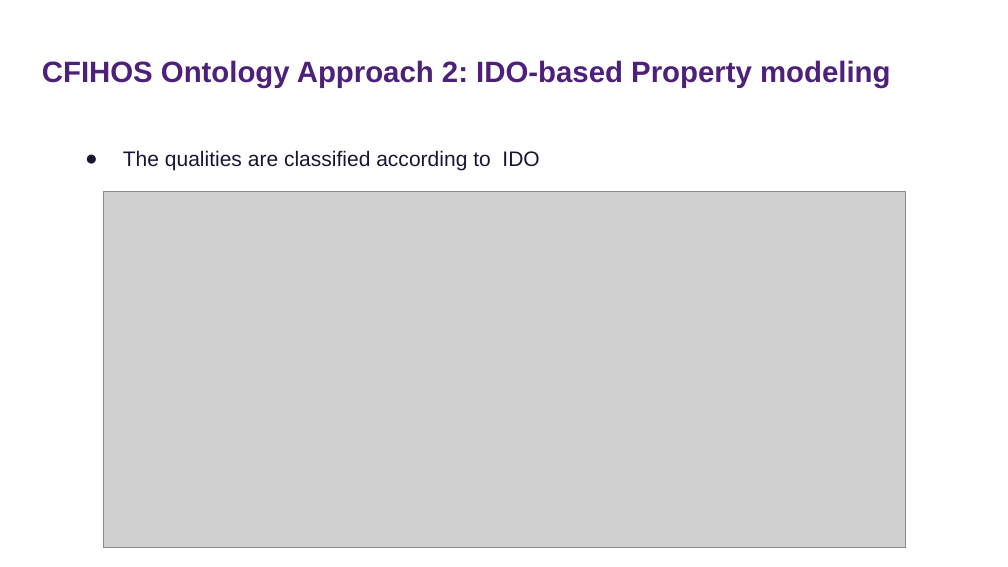
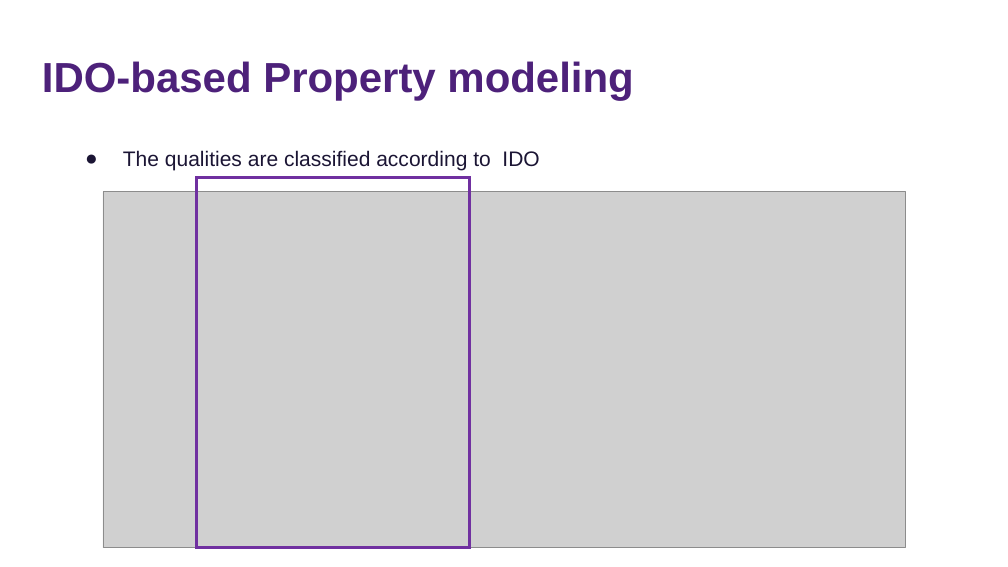
Before and after one commit to tecnomod-um/cfihos, a slide deck: slide 19 of docs/cfihos-ontology.pptx (slide 20 before the commit). Drawn at 1008x567 pixels with LibreOffice and Linux fonts; fonts in the diff are those of the drawing; grey boxes stand for pictures. Boxes give left, top, right and bottom in pixels: in the first picture for what was removed or moved away, otherwise in the second. Text is boxed around its words. In the diff, an @@ line names an element or a change of style, - is before the commit and + after.

```diff
--- a/docs/cfihos-ontology.pptx
+++ b/docs/cfihos-ontology.pptx
@@ title at (42,61,633,101): text changed; size 28 to 40 pt @@
-CFIHOS Ontology Approach 2: IDO-based Property modeling
+IDO-based Property modeling
@@ rectangle added at (197,178,470,548), outline #7030A0 3 pt @@
```
Also in this commit, not shown: 20 other slides changed, 2 slides added, 5 slides removed, 1 other file.
